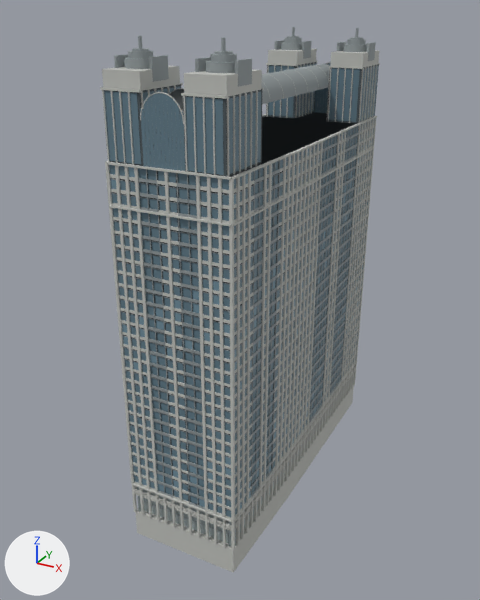
A saved change to the Blender file godot/tools/blender/authored/wacker_225.blend.
One viewpoint serves both versions: a 50 mm camera at (83.7, -166.0, 132.1) aimed at (-4.4, -6.0, 52.1). The lights are fixed; the arrows at lower left show +X, +Y and +Z. The older version comes first.

Before the edit, the objects in view are built like this:
```python
ob_blue_grey_recessed_vision_glass = bpy.data.objects.new('Blue grey recessed vision glass', me_individual_recessed_office_pane)
ob_blue_grey_recessed_vision_glass.location = (0.0, 0.0, 0.0)
ob_grey_window_frames_and_crown_metal = bpy.data.objects.new('Grey window frames and crown metal', me_window_sill)
ob_grey_window_frames_and_crown_metal.location = (0.0, 0.0, 0.0)
ob_night_occupied_vision_glass = bpy.data.objects.new('Night occupied vision glass', me_individual_recessed_office_pane_001)
ob_night_occupied_vision_glass.location = (0.0, 0.0, 0.0)
ob_pale_granite_piers_and_coursed_spandrels = bpy.data.objects.new('Pale granite piers and coursed spandrels', me_mapped_foundation)
ob_pale_granite_piers_and_coursed_spandrels.location = (0.0, 0.0, 0.0)
# also in view: 'Roof and mechanical recesses' at (0.0, 0.0, 63.0); 'Clear renovated lobby glazing' at (0.0, 0.0, 4.8)
```
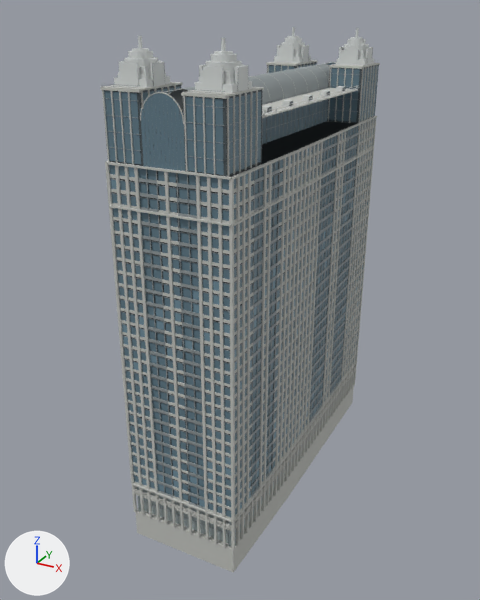
Location of each change, [x1, y1, x2, y2] in pixels of the pictures (480 x 600 px; the box of a moved part takes in the faces that stretch with it):
'Pale granite piers and coursed spandrels', reshaped
    before: [100, 49, 380, 573]
    after: [100, 60, 380, 573]
'Grey window frames and crown metal', reshaped
    before: [111, 27, 376, 538]
    after: [101, 52, 379, 538]
'Silver painted crown caps and braces', added
    after: [114, 27, 374, 116]
part 1 of me_mapped_foundation, added
    after: [262, 88, 358, 118]
part 2 of me_mapped_foundation, moved or reshaped
    before: [102, 66, 262, 97]
    after: [101, 82, 263, 97]
part 3 of me_mapped_foundation, moved or reshaped
    before: [268, 49, 379, 67]
    after: [267, 60, 379, 68]
part 4 of me_individual_recessed_office_pane, added (blue)
    after: [262, 91, 328, 144]
part 5 of me_window_sill, deleted
    before: [114, 27, 368, 82]
part 6 of me_window_sill, reshaped
    before: [195, 42, 376, 87]
    after: [101, 52, 379, 161]

What changed in the scene script:
```text
Add mat_silver_painted_crown_caps_and_braces:
    mat_silver_painted_crown_caps_and_braces = principled_material('Silver painted crown caps and braces')
    mat_silver_painted_crown_caps_and_braces.base_color = (0.67, 0.7, 0.69)  # light grey #d6dad8
    mat_silver_painted_crown_caps_and_braces.metallic = 0.15
    mat_silver_painted_crown_caps_and_braces.roughness = 0.68
Change me_mapped_foundation:
    used by ob_pale_granite_piers_and_coursed_spandrels; location = (0.0, 0.0, 0.0)
    remove me_mapped_foundation.from_pydata(...)  # 34852 vertices, 26563 faces; spans x -17.4..17.4, y -49.0..49.0, z -8.0..120.0
    add me_mapped_foundation.from_pydata(...)  # 34868 vertices, 26575 faces; spans x -17.4..17.4, y -49.0..49.0, z -8.0..116.4
    me_mapped_foundation part 1: a new loose piece, a box spanning x 6.0..15.1, y -31.5..31.5, z 109.7..110.0, in mat_pale_granite_piers_and_coursed_spandrels (light grey #c0c2bd)
    me_mapped_foundation part 2: 16 vertices moved from x -15.5..15.5, y -47.5..-32.5, z 116.0..120.0 to x -15.6..15.6, y -48.2..-31.9, z 116.0..116.4
    me_mapped_foundation part 3: 16 vertices moved from x -15.5..15.5, y 32.5..47.5, z 116.0..120.0 to x -15.6..15.6, y 31.9..48.2, z 116.0..116.4
    other edits to the shape of me_mapped_foundation do not show in these pictures
Change me_individual_recessed_office_pane:
    used by ob_blue_grey_recessed_vision_glass; location = (0.0, 0.0, 0.0)
    remove me_individual_recessed_office_pane.from_pydata(...)  # 20000 vertices, 15000 faces; spans x -16.8..16.8, y -48.4..48.4, z 10.7..116.0
    add me_individual_recessed_office_pane.from_pydata(...)  # 20512 vertices, 15384 faces; spans x -16.8..16.8, y -48.4..48.4, z 10.7..116.0
    me_individual_recessed_office_pane part 4: 272 vertices added at x -5.6..5.6, y -39.9..39.9, z 100.1..109.9
    other edits to the shape of me_individual_recessed_office_pane do not show in these pictures
Change me_window_sill:
    used by ob_grey_window_frames_and_crown_metal; location = (0.0, 0.0, 0.0)
    remove me_window_sill.from_pydata(...)  # 48250 vertices, 37590 faces; spans x -16.9..16.9, y -48.5..48.6, z 0.2..126.5
    add me_window_sill.from_pydata(...)  # 48858 vertices, 38270 faces; spans x -16.9..16.9, y -48.5..48.6, z 0.2..121.2
    me_window_sill part 5: 28 loose pieces with 1152 vertices, spanning x -15.6..15.3, y -43.7..43.7, z 117.0..126.5, are deleted
    me_window_sill part 6: 32 vertices removed from x 5.4..15.6, y -43.0..43.0, z 117.5..122.5; 1616 vertices added at x -15.7..15.7, y -48.3..48.3, z 100.0..121.2
    other edits to the shape of me_window_sill do not show in these pictures
Add me_stepped_square_painted_turret_shoulder:
    me_stepped_square_painted_turret_shoulder.from_pydata(...)  # 1656 vertices, 988 faces; spans x -15.1..15.1, y -48.1..48.1, z 109.9..126.5
    me_stepped_square_painted_turret_shoulder.materials.append(mat_silver_painted_crown_caps_and_braces)  # light grey #d6dad8
Add ob_silver_painted_crown_caps_and_braces:
    ob_silver_painted_crown_caps_and_braces = bpy.data.objects.new('Silver painted crown caps and braces', me_stepped_square_painted_turret_shoulder)
    ob_silver_painted_crown_caps_and_braces.location = (0.0, 0.0, 0.0)
```
